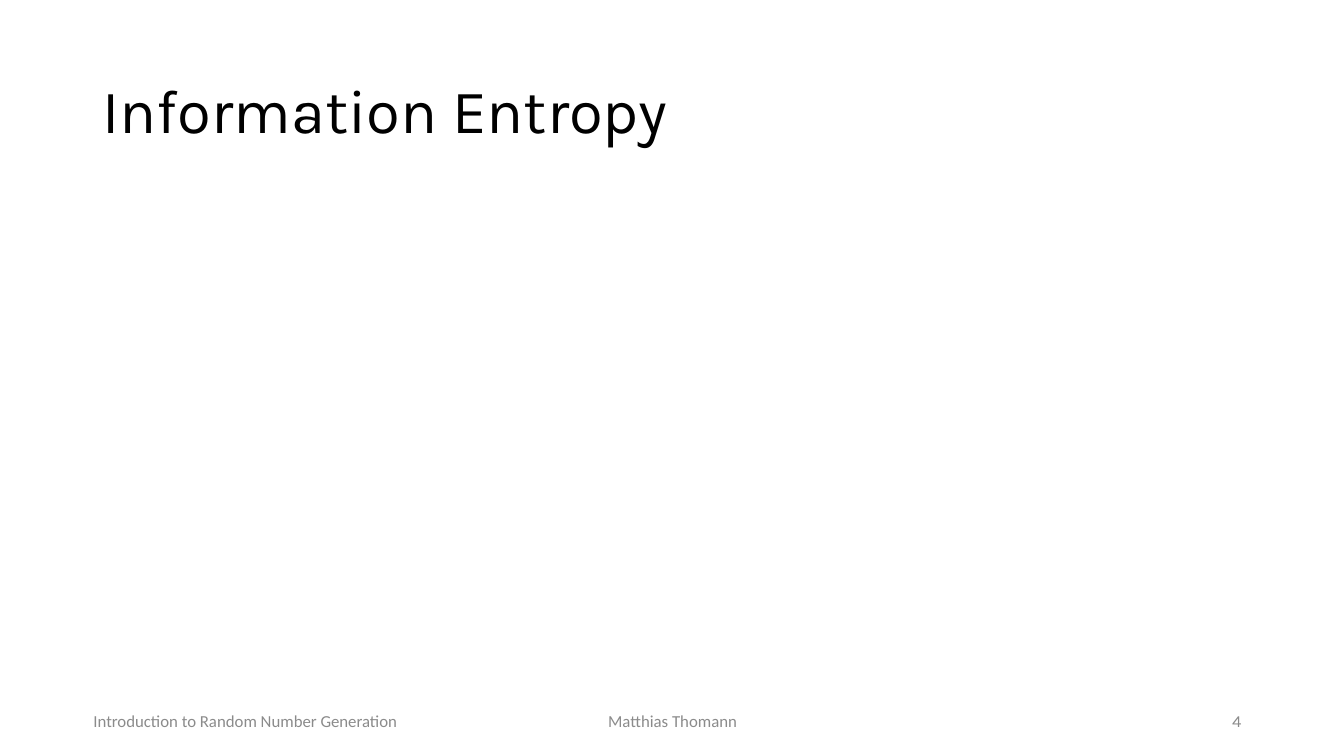
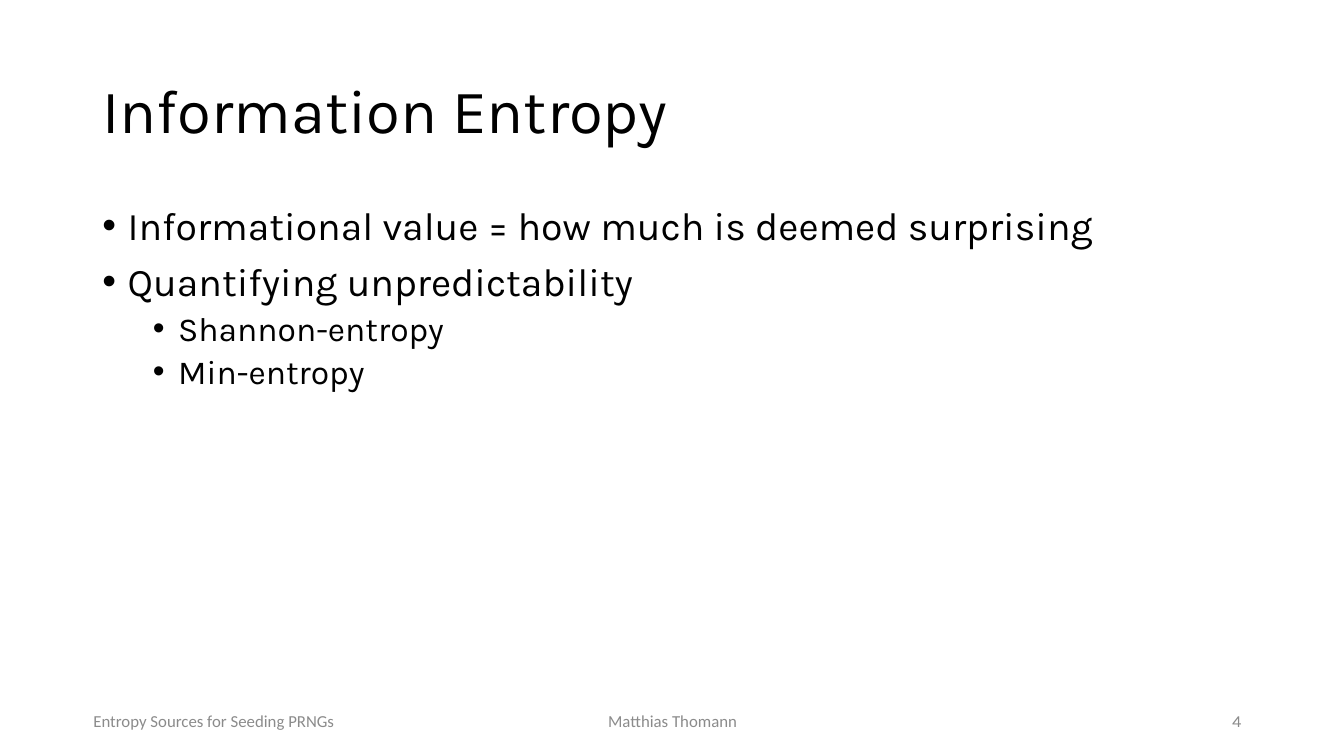
Before and after one commit to mth0348/info-seminar, a slide deck: slide 4 of presentation/presentation.pptx. Drawn at 1344x756 pixels with LibreOffice and Linux fonts; fonts in the diff are those of the drawing. Boxes give left, top, right and bottom in pixels: in the first picture for what was removed or moved away, otherwise in the second. Text is boxed around its words. In the diff, an @@ line names an element or a change of style, - is before the commit and + after.

```diff
--- a/presentation/presentation.pptx
+++ b/presentation/presentation.pptx
@@ text added at bbox=[128, 213, 1093, 393], 28 pt, text #000000 @@
+• Informational value = how much is deemed surprising
+• Quantifying unpredictability
+  • Shannon-entropy
+  • Min-entropy
@@ text at bbox=[93, 715, 334, 730]: text changed @@
-Introduction to Random Number Generation
+Entropy Sources for Seeding PRNGs
```
Also in this commit, not shown: 7 other slides changed, 8 slides added, 3 slides removed, 4 other files.
